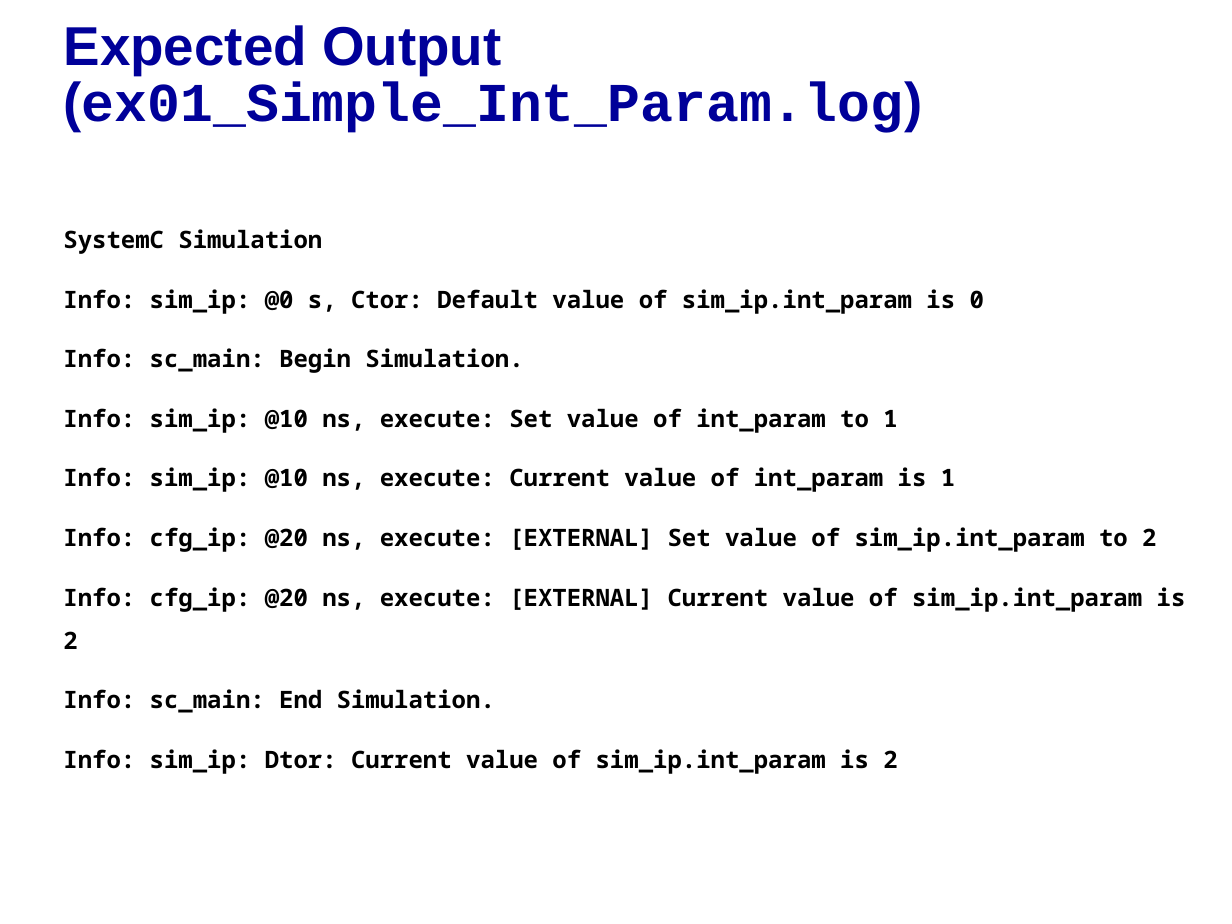
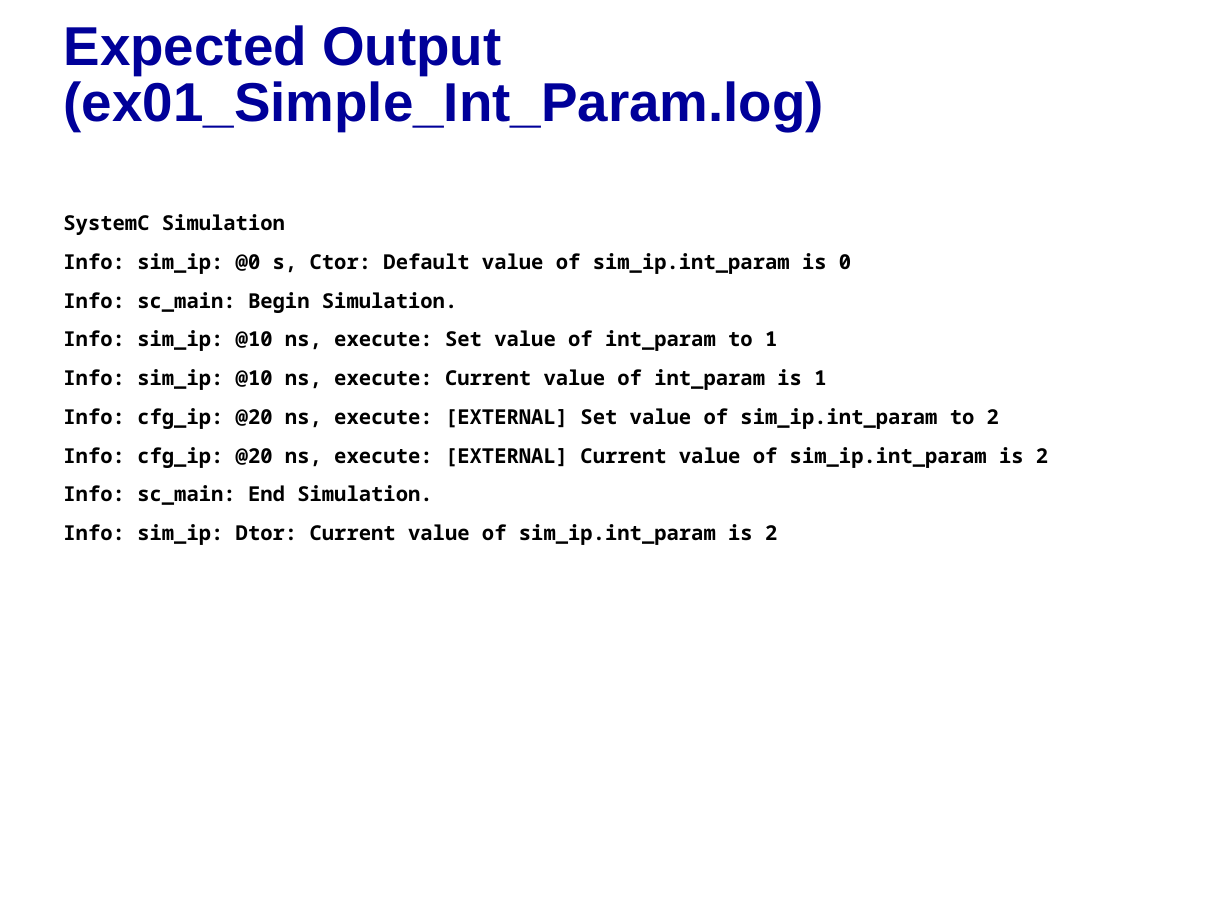
Before and after one commit to accellera-official/cci, a slide deck: slide 4 of examples/ex01_Simple_Int_Param/docs/ex01_Simple_Int_Param.ppt. Drawn at 1232x924 pixels with LibreOffice and Linux fonts; fonts in the diff are those of the drawing; background and template pictures are left out. Boxes give left, top, right and bottom in pixels: in the first picture for what was removed or moved away, otherwise in the second. Text is boxed around its words. In the diff, an @@ line names an element or a change of style, - is before the commit and + after.

```diff
--- a/examples/ex01_Simple_Int_Param/docs/ex01_Simple_Int_Param.ppt
+++ b/examples/ex01_Simple_Int_Param/docs/ex01_Simple_Int_Param.ppt
@@ title "Expected Output (ex01_Simple_Int_Param.log)" at (64,25,824,131): font Courier New to Arial in "(ex01_Simple_Int_Param.log)" @@
@@ text "SystemC Simulation" at (63,214,1048,545): size 14 to 12 pt; line spacing 1.5 to 1; less space between paragraphs @@
```
Also in this commit, not shown: 6 other files.
